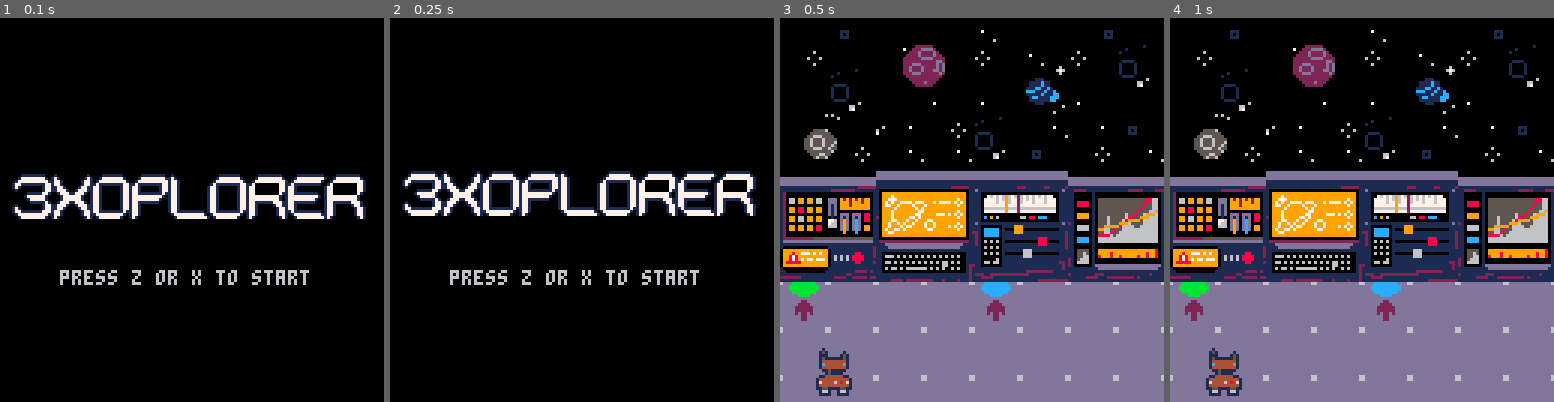
Above: before the commit, frames 1-4 (left to right).
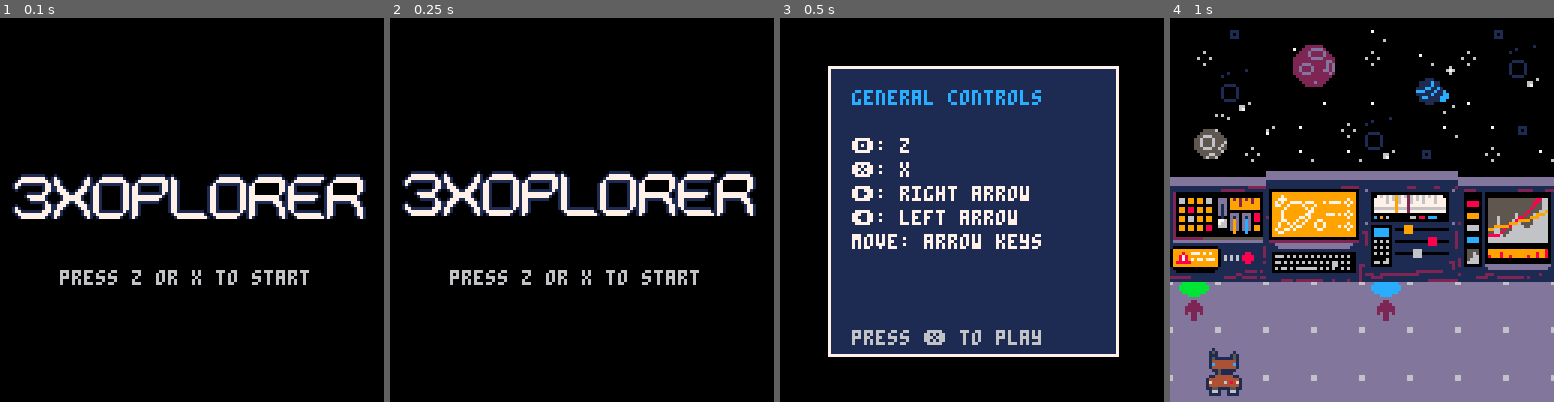
Above: after the commit, the same moments.

Repository: JoshFung/3xoplorers
Game: PICO-8 cartridge 3xoplorer.p8
The game is run twice, just before and just after one commit, with the same random seed, the same clock (stepped at 60 frames per second) and the same inputs.
Inputs:
- Up to frame 1 (0.1 s): no input
- Up to frame 2 (0.25 s): no input
- Up to frame 3 (0.5 s): tap X (X key) at 0.33 s
- Up to frame 4 (1 s): tap O (Z key) at 0.7 s

Frames 1-2 are identical in both runs. In frame 3, 73% of the frame differs, in the area x 0-100%, y 3-100%; in frame 4, nothing differs.

Commit message:
controls screen

Diff:
--- a/3xoplorer.p8
+++ b/3xoplorer.p8
@@ -29,6 +29,10 @@
   utitle()
  end
 
+if state=="controls" then
+  ucontrols()
+end
+
  --play
  if state=="play" then
   uplayer()
@@ -67,6 +71,8 @@
   dplayer()
  elseif state=="title" then
   dtitle()
+ elseif state=="controls" then
+  dcontrols()
  elseif state=="minigame" then
   cls(5)
   print("minigame screen",35,50,7)
@@ -820,7 +826,7 @@
 
 function utitle()
  if (btnp(❎) or btnp(🅾️)) then
-  state="play"
+  state="controls"
  end
 end
 
@@ -877,6 +883,51 @@
    del(stars,star)
   end
  end
+end
+-->8
+-- initialize controls tutorial
+function icontrols()
+    -- set state to "controls" initially
+end
+
+button_cooldown = 2
+-- update function for controls tutorial
+function ucontrols()
+	if button_cooldown > 0 then
+  button_cooldown -= 1
+ end
+    -- check for button press ❎ (x key)
+ if (btnp(❎) or btnp(🅾️)) and button_cooldown==0 then
+  state = "play"  -- change to the game state to start
+		button_cooldown = 2
+	end
+end
+
+-- draw function for controls tutorial
+function dcontrols()
+    -- clear the screen
+    cls()
+
+    -- dimensions for the text box
+    local x0 = 16
+    local y0 = 16
+    local x1 = 112
+    local y1 = 112
+
+    -- draw a large rectangular box centered in the screen
+    rectfill(x0, y0, x1, y1, 1)  -- black box
+    rect(x0, y0, x1, y1, 7)       -- white border
+
+    -- display the control instructions inside the box
+    local text_x = x0 + 8
+    local text_y = y0 + 8
+    print("general controls", text_x,text_y, 12)
+    print("move: arrow keys", text_x, text_y + 48, 7)
+    print("🅾️: z", text_x, text_y + 16, 7)
+    print("❎: x", text_x, text_y + 24, 7)
+    print("➡️: right arrow", text_x,text_y+32, 7)
+    print("⬅️: left arrow", text_x,text_y+40, 7)
+    print("press ❎ to play", text_x, text_y + 80, 6)
 end
 __gfx__
 000000006dddddddddddddd66dddddddddddddd60000000000000000000000000000000000000000000000000000000000000000000000000000000000000000
